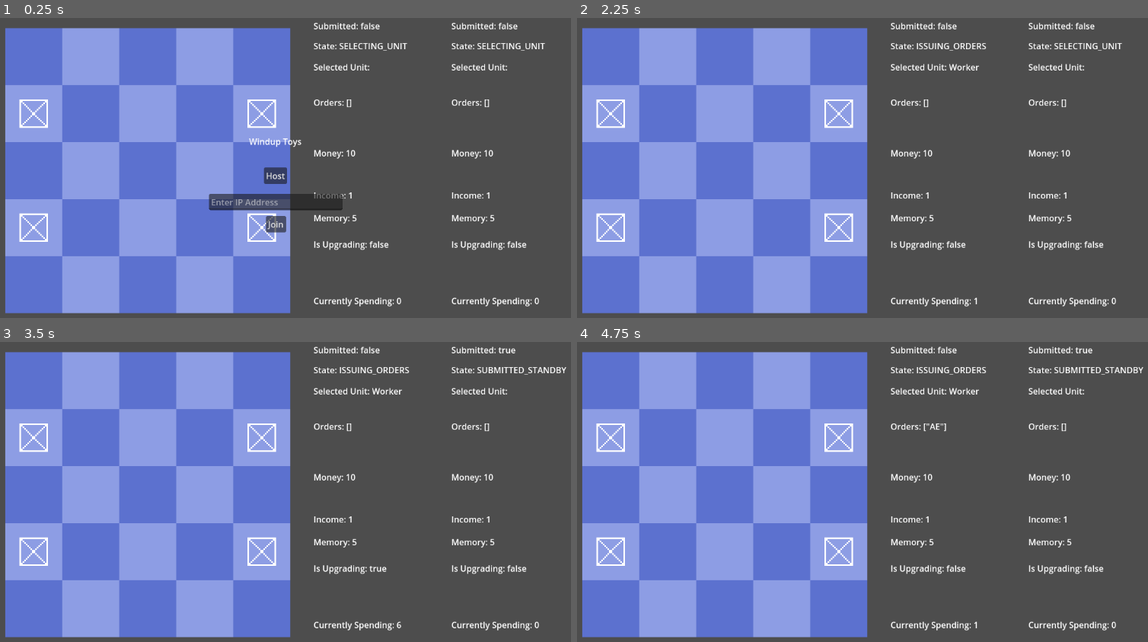
Above: before the commit, frames 1-4 (two rows, left to right).
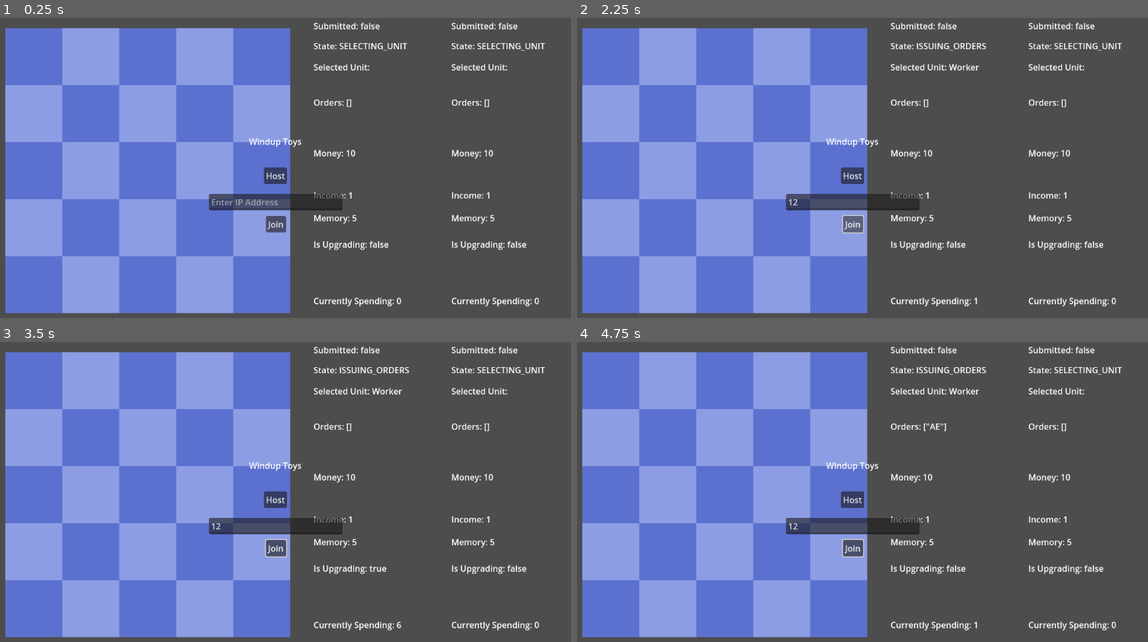
Above: after the commit, the same moments.

Repository: velocity301/winduptoys
Game: Godot game, scene res://main.tscn
Same seed, same stepped clock (60 frames per second), same inputs: the game is played once before the commit and once after it.
Inputs (mouse positions are in pixels of both pictures, inside the frame that each line leads up to):
- Up to frame 1 (0.25 s): no input
- Up to frame 2 (2.25 s): click (851, 201) at 0.52 s; type "12" at 0.6 s; click "Host" at 1.25 s; click "Join" at 2 s
- Up to frame 3 (3.5 s): move the mouse to (411, 477) at 2.77 s; hold G (Upgrade Memory) from 2.78 s (still down); hold \ (PLAYER 2 FORCE END) from 2.78 s (still down); click (411, 477) at 2.92 s; tap T (Test Action) at 3.05 s
- Up to frame 4 (4.75 s): release G (Upgrade Memory) at 3.5 s; release \ (PLAYER 2 FORCE END) at 3.5 s; drag from (731, 513) to (822, 564) at 3.52 s; move the mouse to (913, 420) at 4.27 s; hold G (Upgrade Memory) from 4.28 s (still down); hold L (Add Order AE) from 4.28 s (still down); tap T (Test Action) at 4.55 s

The runs differ from the first frame. In frame 1, 0.7% of the frame differs, in the area x 3-49%, y 27-75%; in frame 2, 2.5%; in frame 3, 2.8%, in the area x 3-100%, y 1-75%; in frame 4, 2.8%.

Commit message:
Finalize online multiplayer
Finalize Multiplayer to a playable point

Diff:
--- a/board.gd
+++ b/board.gd
@@ -54,6 +54,8 @@
 	$Units.add_child(unit_instance)
 
 func register_movement(unit: Unit, target_position: Vector2) -> void:
+	if not unit.is_within_board(target_position):
+		target_position = unit.board_position
 	if !planned_moves.has(target_position):
 		planned_moves[target_position] = []
 	planned_moves[target_position].append(unit)
@@ -166,6 +168,7 @@
 
 @rpc("any_peer", "call_local", "reliable")
 func perform_turn(players) -> void:
+	print("perform_turn called by peer: ", multiplayer.get_unique_id())
 	#upgrades phase upgrade cost = current memory
 	for playerIndex in range(players.size()):
 		if input_handler.players[playerIndex].is_upgrading_memory:
@@ -204,8 +207,9 @@
 	if all_units_registered():
 		resolve_moves()
 	#spawn units
+	var serialized_players = input_handler.serialize_players()
 	for i in range(PLAYER_COUNT):
-		spawn_unit(i, players[i].selectedUnit, SPAWN_POSITIONS[i], players[i].orders)
+		spawn_unit(i, serialized_players[i].selectedUnit, SPAWN_POSITIONS[i], serialized_players[i].orders)
 	#check victory condition phase
 	@warning_ignore("unused_variable")
 	var winner = 0
@@ -214,7 +218,7 @@
 			winner += 1
 		if unit.board_position == Vector2(0,0) and unit.team == 1:
 			winner += 1
-	print(winner)
+	#print(winner)
 	winner = 0
 	#clear units without orders phase
 	for i in range(units.size() - 1, -1, -1):  # Iterate from last to first
--- a/input_handler.gd
+++ b/input_handler.gd
@@ -11,7 +11,6 @@
 const UNIT_COSTS = [0,1,2,3,4,5,6]
 
 var players: Array = []
-
 signal both_players_submitted(players: Array)  # Declare a signal
 
 # "InputMapAction": ["ActionFunction","arg1", "arg2"]
@@ -39,10 +38,10 @@
 func _input(event):
 	var playerIndex = get_player_index()
 
-	if event.is_action_pressed("PLAYER 2 FORCE END"):
-		submit_move(1)
-	if event.is_action_pressed("Test Action"):
-		test_action(playerIndex, "TEST")
+	#if event.is_action_pressed("PLAYER 2 FORCE END"):
+		#submit_move(1)
+	#if event.is_action_pressed("Test Action"):
+		#test_action(playerIndex, "TEST")
 
 	if players[playerIndex].state == "INPUT_DISABLED":
 		return
@@ -132,7 +131,7 @@
 	deserialize_players(serialized_players)
 
 	# Optionally, update the UI or game state based on the new player data
-	print("Players data updated:", players)
+	#print("Players data updated:", players)
 
 #Actions
 @rpc("any_peer", "reliable")
@@ -187,13 +186,15 @@
 		return
 	players[playerIndex].submitted = true
 	players[playerIndex].state = "SUBMITTED_STANDBY"
+	var serialized_players = serialize_players()
+	update_players.rpc(serialized_players)
 	check_submissions()
-	var serialized_players = serialize_players()
-	update_players.rpc(serialized_players)
-
 
 @rpc("any_peer", "reliable")
 func check_submissions():
+	if not multiplayer.is_server():
+		return  # Only the host should handle this
+
 	# Check if both players have submitted their orders
 	if players[0].submitted and players[1].submitted:
 		# Emit signal to notify the board that both players have submitted their orders
@@ -201,9 +202,12 @@
 		players[1].state = "INPUT_DISABLED"
 		var serialized_players = serialize_players()
 		update_players.rpc(serialized_players)
-		both_players_submitted.emit(players)
-
-	return
+
+		# Call perform_turn on the host and all clients
+		board.perform_turn.rpc(players)
+
+
+
 
 @rpc("any_peer", "reliable")
 func add_order(playerIndex, order: String):
@@ -225,6 +229,7 @@
 	if not multiplayer.is_server():
 		back.rpc_id(1, playerIndex)  # Forward request to host
 		return
+	players[playerIndex].submitted = false
 	if players[playerIndex].state == "SELECTING_UNIT":
 		players[playerIndex].selectedUnit = ""
 		players[playerIndex].is_upgrading_memory = false
@@ -270,7 +275,7 @@
 	players[0].reset_values()
 	players[1].reset_values()
 
-
+@rpc("any_peer", "reliable")
 func _on_turn_completed():
 	#print("Turn completed!")
 	new_turn()
--- a/menu.gd
+++ b/menu.gd
@@ -1,12 +1,12 @@
-# menu.gd
-
 extends Control
 
 @onready var title_label = $TitleLabel
 @onready var host_button = $HostButton
 @onready var join_button = $JoinButton
 @onready var ip_input = $IPInput
-const IP_ADDRESS = "127.0.0.1"
+@onready var terrain: Node2D = $"../Board/Terrain"
+
+var ip_address = "127.0.0.1"
 
 func _ready():
 	# Connect button signals
@@ -16,23 +16,44 @@
 func _on_host_pressed():
 	# Create an ENetMultiplayerPeer as a server
 	var peer = ENetMultiplayerPeer.new()
-	var err = peer.create_server(8910, 2)  # Port 12345, max 8 players
+	var err = peer.create_server(8910, 2)  # Port 8910, max 2 players
 	if err != OK:
 		print("Failed to create server!")
 		return
 
 	# Set the multiplayer peer
 	multiplayer.multiplayer_peer = peer
-	print("HOST")
+	print("HOST started")
+
+	# Connect signal to detect when a client joins
+	multiplayer.peer_connected.connect(_on_client_connected)
+
+	# Generate the map (but do not send it yet)
+	terrain.generate_map()
+	terrain.create_terrain(terrain.resource_map)
+
 	self.hide()
-	# Transition to the main game scene
+
+func _on_client_connected(client_id):
+	print("Client connected:", client_id)
+	# Send the map only to the newly connected client
+	rpc_id(client_id, "receive_map", terrain.resource_map)
+
 func _on_join_pressed():
+	ip_address = ip_input.text.strip_edges()
 	var peer = ENetMultiplayerPeer.new()
-	var err = peer.create_client(IP_ADDRESS, 8910)  # Port 12345, max 8 players
+	var err = peer.create_client(ip_address, 8910)  # Port 8910
 	if err != OK:
 		print("Failed to join server!")
+		return
+
 	multiplayer.multiplayer_peer = peer
-	print("Joined ", IP_ADDRESS)
+	print("Joined ", ip_address)
 	self.hide()
-	# Change scene to the game (make sure "game.tscn" is the correct path)
-	#get_tree().change_scene_to_file("res://game.tscn")
+
+@rpc("authority", "reliable")
+func receive_map(received_map: Array):
+	# Update the terrain with the received map from the host
+	print("Received resource map from host:", received_map)
+	terrain.resource_map = received_map
+	terrain.create_terrain(terrain.resource_map)
--- a/terrain.gd
+++ b/terrain.gd
@@ -1,5 +1,4 @@
 extends Node2D
-
 
 const RESOURCE_CHANCE = 0.25
 const MINIMUM_RESOURCE_NODES = 6
@@ -10,8 +9,10 @@
 var terrain: Array
 
 func _ready() -> void:
-	generate_map()
-	create_terrain(resource_map)
+	pass
+	#generate_map()
+	#print_resource_map()
+	#create_terrain(resource_map)
 
 
 #func _process(delta: float) -> void:
@@ -74,6 +75,8 @@
 			if node.current_state == resource_node_script.State.PLAYER_1:
 				count += 1
 		return count
+
+
 func print_resource_map():
 	for row in resource_map:
 		print(row)
--- /dev/null
+++ b/terrain.tscn
@@ -0,0 +1,6 @@
+[gd_scene load_steps=2 format=3 uid="uid://d4npx4andlhb1"]
+
+[ext_resource type="Script" path="res://terrain.gd" id="1_a5djt"]
+
+[node name="Terrain" type="Node2D"]
+script = ExtResource("1_a5djt")
--- a/unit.gd
+++ b/unit.gd
@@ -95,7 +95,7 @@
 
 
 	shader_material.set_shader_parameter("team_color", new_color)
-	print("Team color set to:", new_color)
+	#print("Team color set to:", new_color)
 
 #func execute_order() -> void:
 	#var current_order = orders[0]
